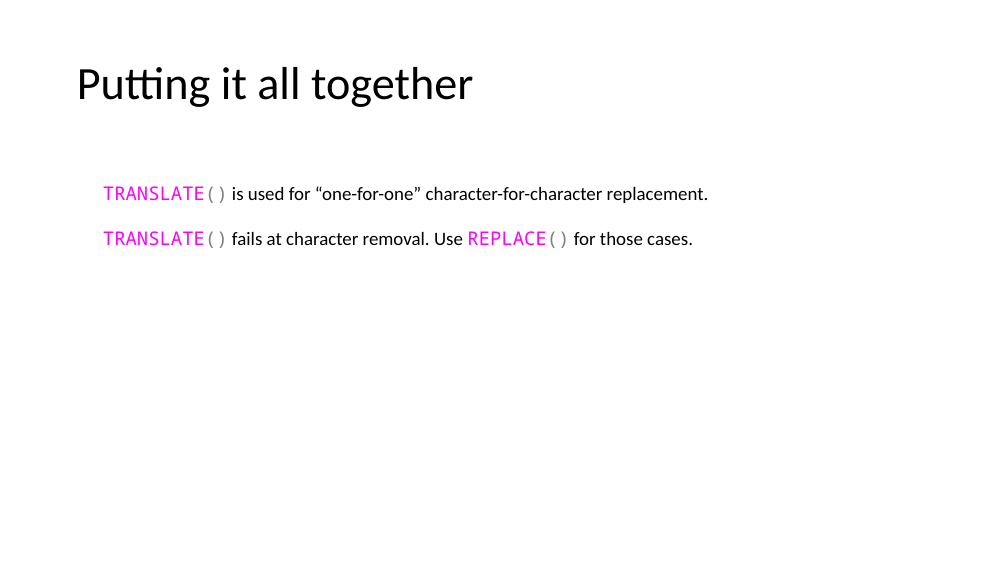
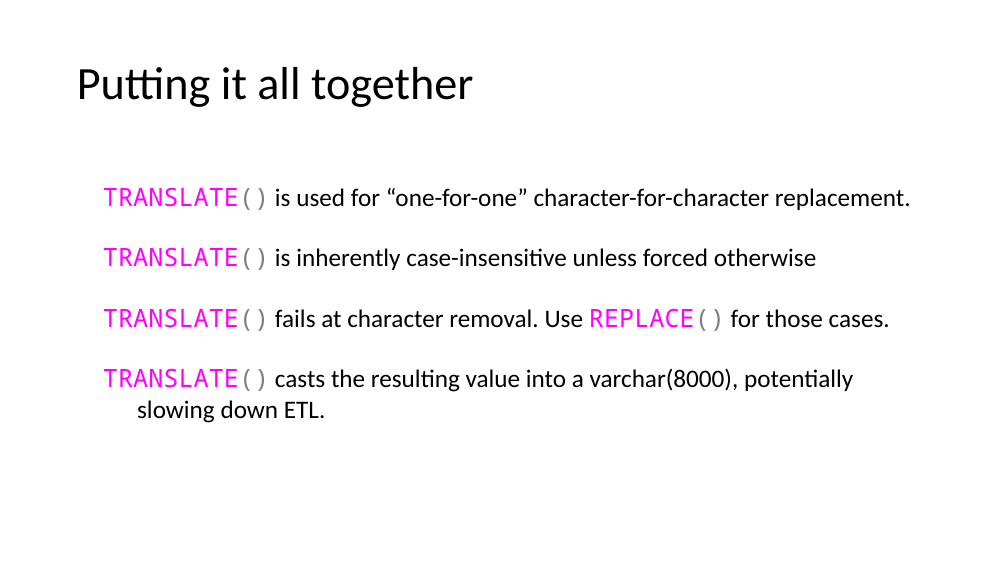
Before and after one commit to jbfoushee/MyPresentations, a slide deck: slide 28 of TSQL_Translate_Operator/TSQL Translate.pptx (slide 29 before the commit). Drawn at 1008x567 pixels with LibreOffice and Linux fonts; fonts in the diff are those of the drawing. Boxes give left, top, right and bottom in pixels: in the first picture for what was removed or moved away, otherwise in the second. Text is boxed around its words. In the diff, an @@ line names an element or a change of style, - is before the commit and + after.

```diff
--- a/TSQL_Translate_Operator/TSQL Translate.pptx
+++ b/TSQL_Translate_Operator/TSQL Translate.pptx
@@ text at [103,187,911,331]: size 18 to 24 pt in "TRANSLATE() is used for “one-for-one” character-for-characte ...", "TRANSLATE() fails at character removal. Use REPLACE() ..." @@
@@ text at [103,247,817,270]: paragraph added @@
+TRANSLATE() is inherently case-insensitive unless forced otherwise
@@ text at [103,368,853,423]: paragraphs added @@
+TRANSLATE() casts the resulting value into a varchar(8000), potentially
+slowing down ETL.
```
Also in this commit, not shown: 13 other slides changed, 3 slides added, 3 slides removed.
